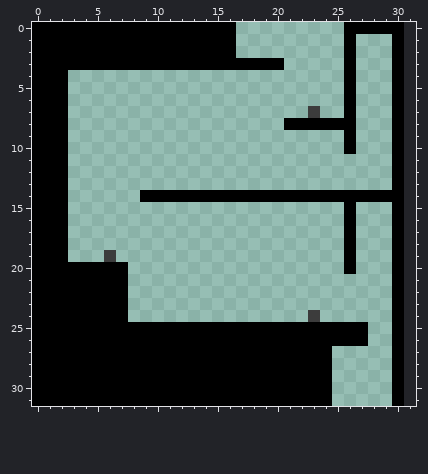
Pixel-art file -- Euphoria-Source/data/levels/tutorial/tut_int_3/room.ase. Above: the version before the commit.
31x32 pixels, 1 frame. The old version is drawn lined up with the new one, on the new canvas.
New version:
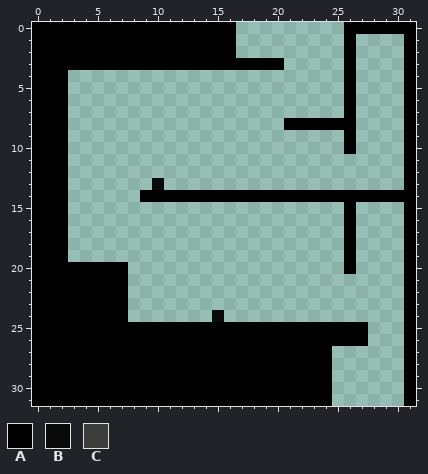
Palette (. is transparent): A #000000  B #0a0a0a  C #3c3c3c
Change:
canvas 31x32 -> 32x32
There is now colour A in rows 0 to 31 at x 31.
There is now colour B in row 13 at x 10; in row 24 at x 15.
Colour A is removed in rows 1 to 13 at x 30; in rows 15 to 31 at x 30.
Colour C is removed in row 7 at x 23; in row 19 at x 6; in row 24 at x 23.
